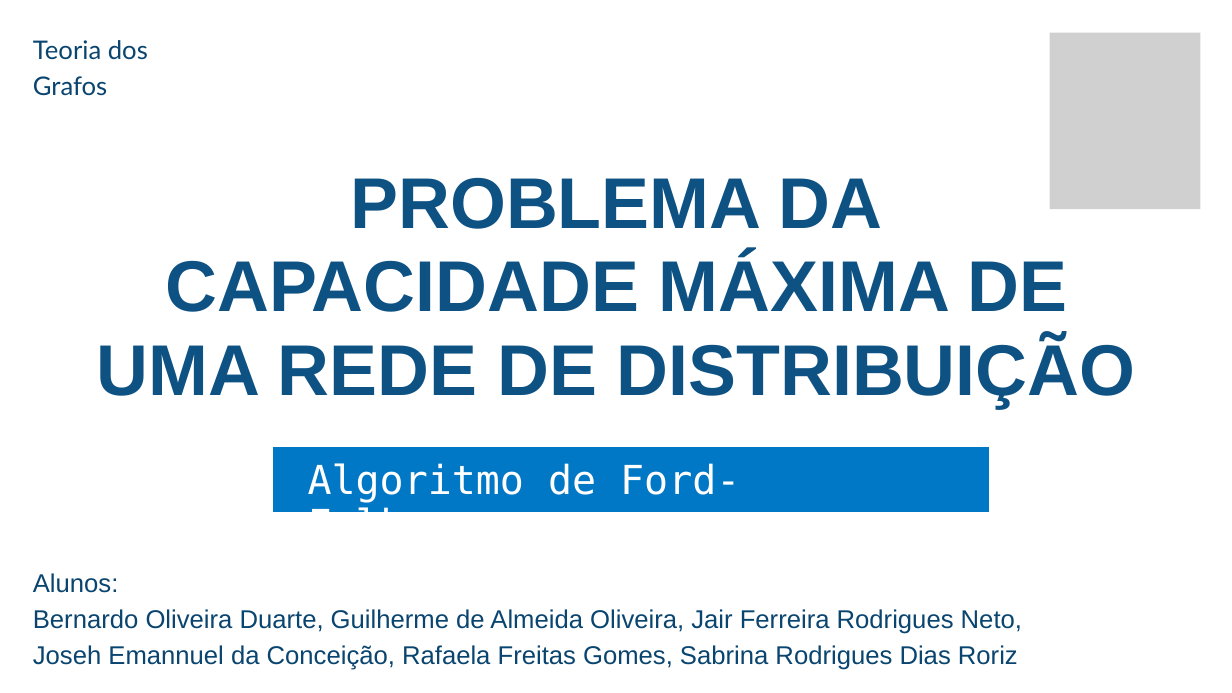
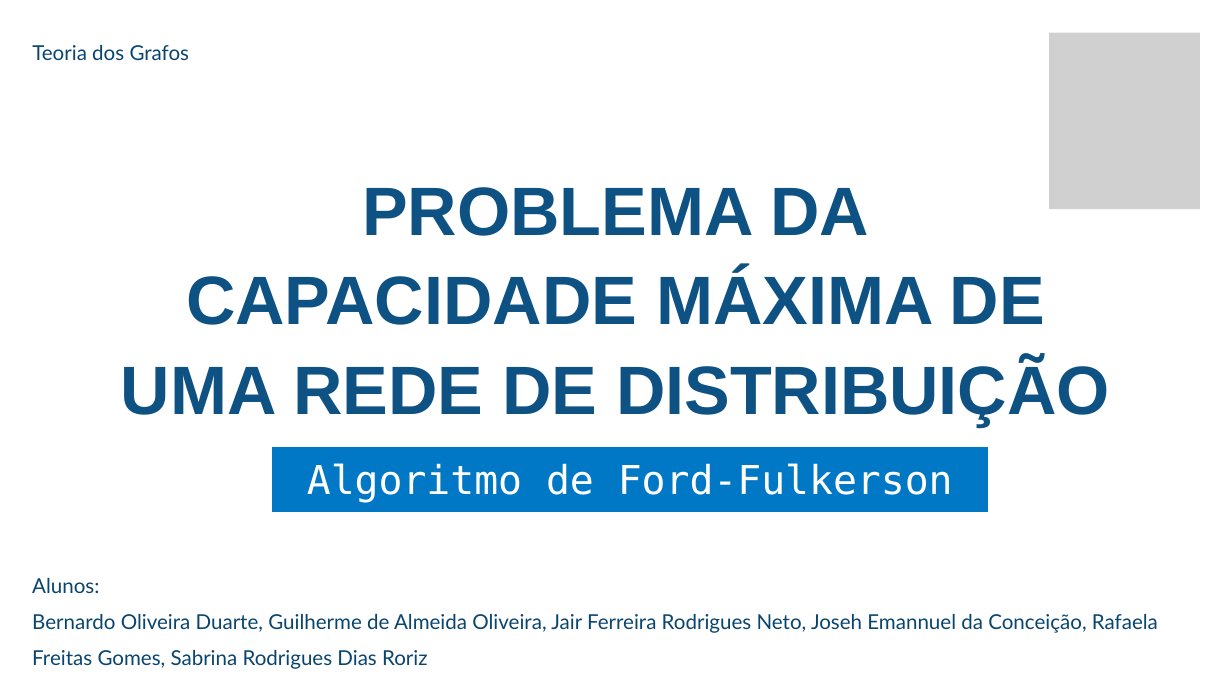
Before and after one commit to jair-ferreira-rodrigues-neto/seminario-grafos, a slide deck: slide 1 of docs/slides/Slides.pptx. Drawn at 1232x693 pixels with LibreOffice and Linux fonts; fonts in the diff are those of the drawing; grey boxes stand for pictures; background and template pictures are left out. Boxes give left, top, right and bottom in pixels: in the first picture for what was removed or moved away, otherwise in the second. Text is boxed around its words. In the diff, an @@ line names an element or a change of style, - is before the commit and + after.

```diff
--- a/docs/slides/Slides.pptx
+++ b/docs/slides/Slides.pptx
@@ text "Teoria dos Grafos" at (32, 45, 190, 60): size 30 to 24 pt @@
@@ text "PROBLEMA DA CAPACIDADE MÁXIMA DE ..." at (121, 187, 1110, 426): size 84 to 80 pt; line spacing 97.4pt to 104.5pt @@
@@ freeform shape at (272, 447, 988, 512): outline redrawn @@
@@ text "Algoritmo de Ford-Fulkerson" at (307, 463, 953, 502): size 46.6 to 46.5 pt @@
@@ text at (32, 578, 99, 593): size 30 to 24 pt, font Arial to Lato in "Alunos:" @@
@@ text at (32, 614, 1158, 669): text changed; size 30 to 24 pt; font Arial to Lato @@
-Bernardo Oliveira Duarte, Guilherme de Almeida Oliveira, Jair Ferreira Rodrigues Neto,
-Joseh Emannuel da Conceição, Rafaela Freitas Gomes, Sabrina Rodrigues Dias Roriz
+Bernardo Oliveira Duarte, Guilherme de Almeida Oliveira, Jair Ferreira Rodrigues Neto, Joseh Emannuel da Conceição, Rafaela Freitas Gomes, Sabrina Rodrigues Dias Roriz
```
Also in this commit, not shown: 17 other slides changed, 4 slides added, 4 slides removed.
